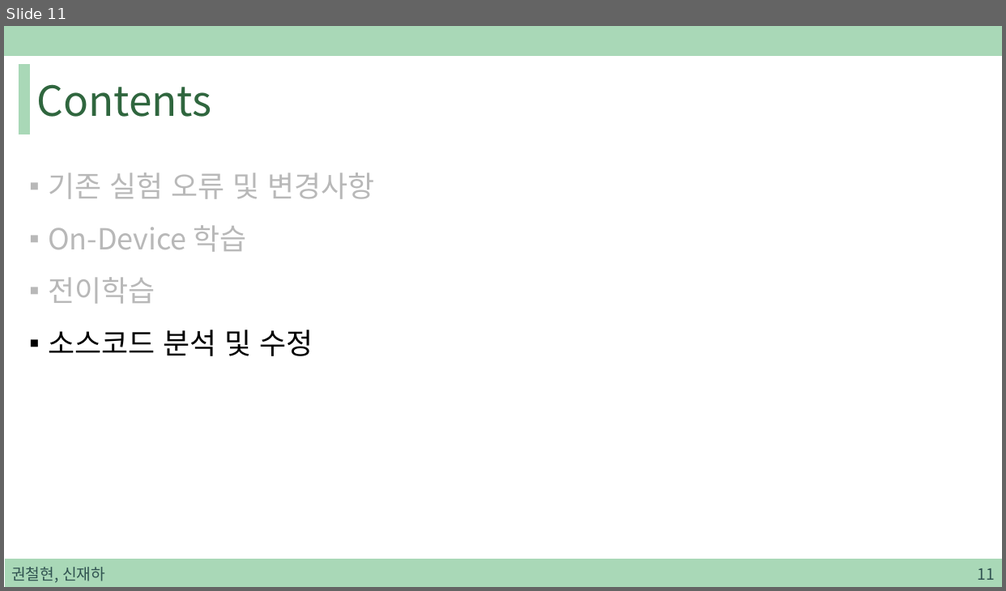
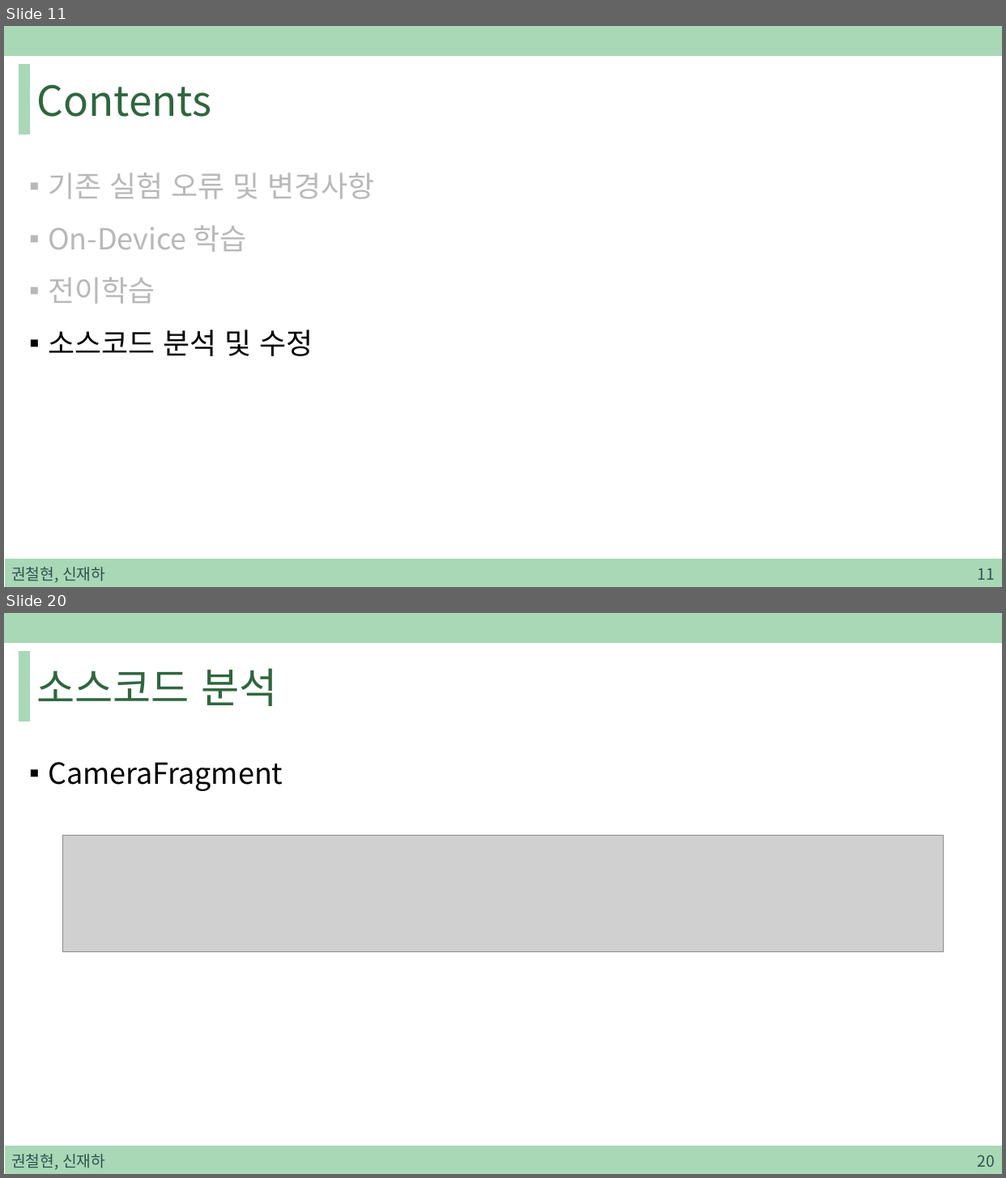
Before and after one commit to sjh4287/capston, a slide deck: 2022.01.21/On-Device Training.pptx. Shown one above the other, each under a label of ours: slide 11 before the commit, slides 11 and 20 after it; the slides between them are not shown. The pictures are 1006x591 and 1006x1178 pixels, drawn with LibreOffice and Linux fonts; fonts in the diff are those of the drawing; grey boxes stand for pictures. Boxes give left, top, right and bottom in pixels: in the first picture for what was removed or moved away, otherwise in the second. Text is boxed around its words. In the diff, an @@ line names an element or a change of style, - is before the commit and + after.

```diff
--- a/2022.01.21/On-Device Training.pptx
+++ b/2022.01.21/On-Device Training.pptx
@@ slide 20 added at (4, 613, 1002, 1174), background #FFFFFF; not listed: 3 template elements that a slide beside it also shows @@
@@ title added at (37, 668, 278, 706), 40 pt, text #2F663E @@
+소스코드 분석
@@ text added at (48, 762, 283, 791), 28 pt, text #000000 @@
+▪ CameraFragment
@@ picture added at (63, 835, 944, 952) @@
@@ text added at (11, 1154, 105, 1170), 15 pt, text #305250 @@
+권철현, 신재하
@@ page number added at (977, 1155, 994, 1167), 15 pt, text #305250 @@
+20
```
Also in this commit, not shown: 1 slide changed, 22 other slides added.
